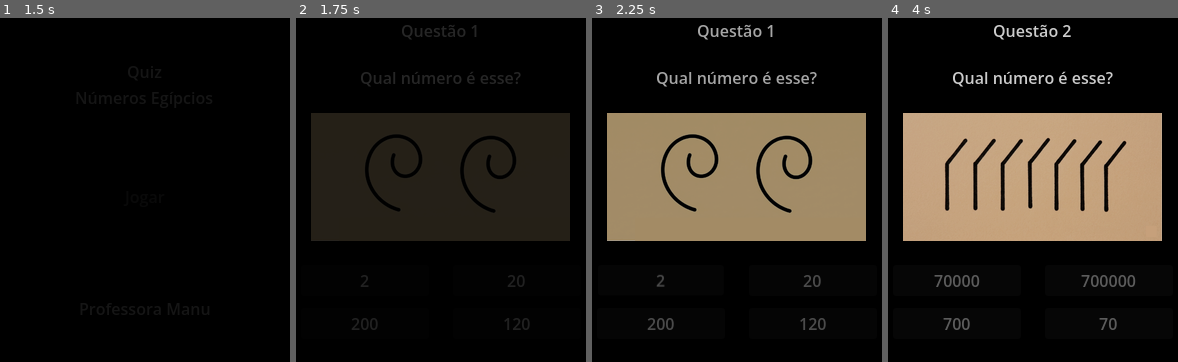
Above: before the commit, frames 1-4 (left to right).
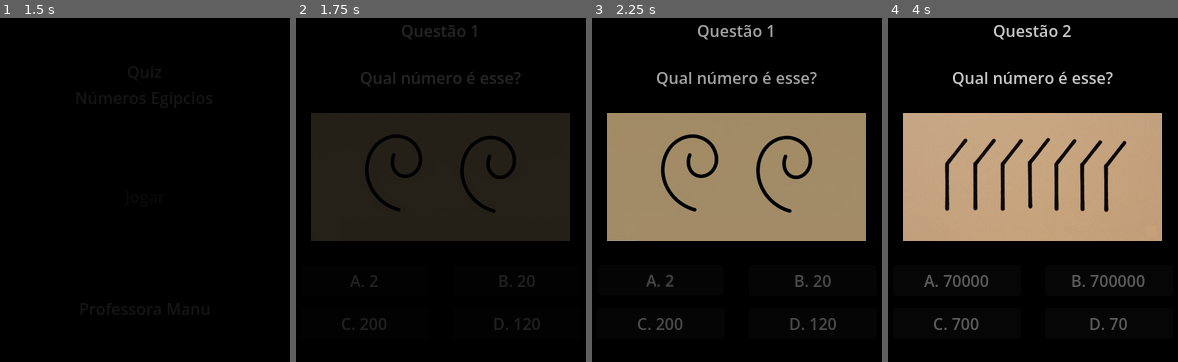
Above: after the commit, the same moments.

Repository: JoaoAnunciacaoDev/Quiz---Egyptian-Numbers
Game: Godot game, scene res://Scenes/MainMenu/main_menu.tscn
The game is run twice, just before and just after one commit, with the same random seed, the same clock (stepped at 60 frames per second) and the same inputs. The engine's default icon, where the game draws it, is replaced by a stand-in: a white triangle on a blue panel in a dark square.
Inputs (mouse positions are in pixels of both pictures, inside the frame that each line leads up to):
- Up to frame 1 (1.5 s): click "Jogar" at 0.5 s; move the mouse to (287, 169) at 1.27 s
- Up to frame 2 (1.75 s): no input
- Up to frame 3 (2.25 s): click "2" (after the commit: "A. 2") at 2 s
- Up to frame 4 (4 s): move the mouse to (905, 203) at 2.77 s; click "70000" (after the commit: "A. 70000") at 3.5 s

Frame 1 is identical in both runs. In frame 2, 0.4% of the frame differs, in the area x 15-85%, y 74-91%; in frame 3, 0.8%; in frame 4, 0.9%, in the area x 12-89%, y 74-91%.

Commit message:
Adicionando letras as alternativas

Diff:
--- a/quiz-egyptian-numbers/Scenes/Game/quiz_scene.gd
+++ b/quiz-egyptian-numbers/Scenes/Game/quiz_scene.gd
@@ -22,9 +22,11 @@
 	title.text = "Questão " + str(current_quiz_index + 1)
 	texture.texture = current_quiz.number_image
 
+	var letters = ["A", "B", "C", "D"]
+
 	for i in range(buttons.size()):
 		var btn : Button = buttons[i]
-		btn.text = str(current_quiz.numbers_answers[i])
+		btn.text = letters[i] + ". " + str(current_quiz.numbers_answers[i])
 
 		if btn.pressed.is_connected(_on_answer_selected):
 			var callable = Callable(self, "_on_answer_selected")
Not shown, changed: docs/index.html
Not shown, changed: docs/index.pck
